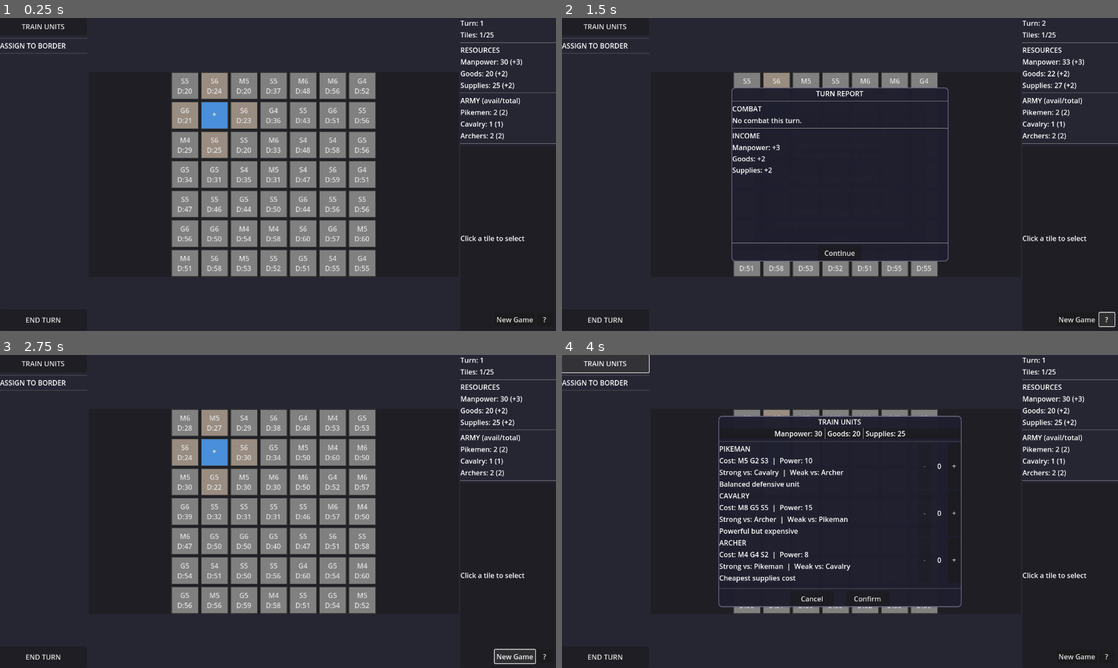
Above: before the commit, frames 1-4 (two rows, left to right).
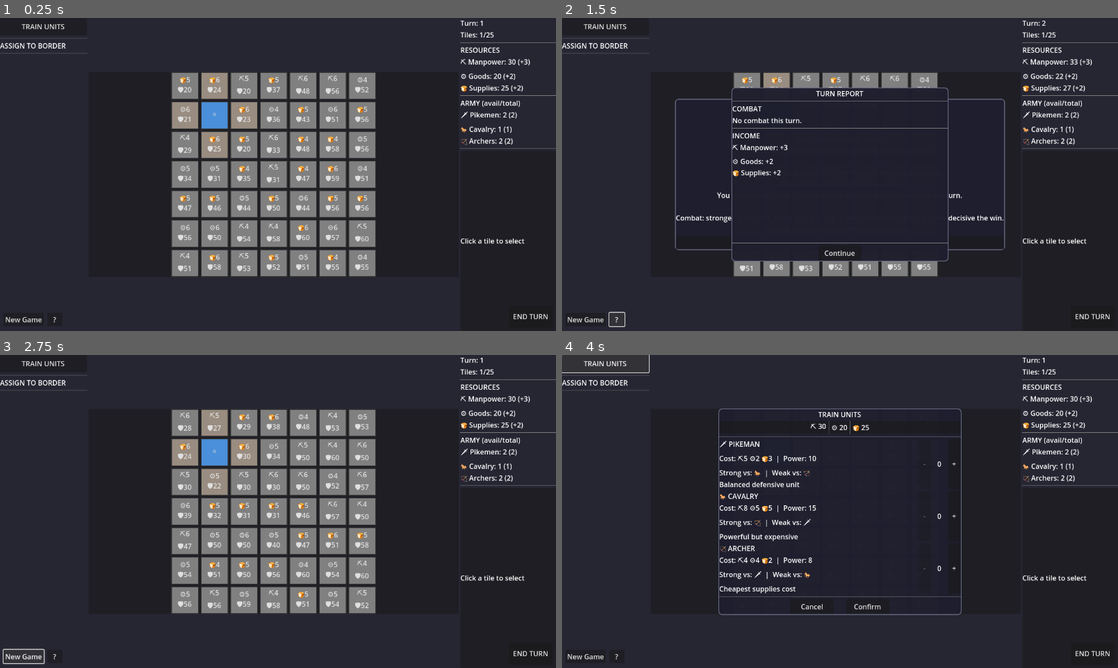
Above: after the commit, the same moments.

Repository: zoltan-szabo-boz/strategic-wars
Game: Godot game, scene res://scenes/main.tscn
Two runs of this game, one before a commit and one after it. Both use one fixed random seed, a clock stepped at 60 frames per second and the inputs below.
Inputs:
- Up to frame 1 (0.25 s): no input
- Up to frame 2 (1.5 s): click "END TURN" at 0.5 s; click "?" at 1.25 s
- Up to frame 3 (2.75 s): click "New Game" at 2 s
- Up to frame 4 (4 s): click "New Game" at 2.75 s; click "TRAIN UNITS" at 3.5 s

The runs differ from the first frame. In frame 1, 4.3% of the frame differs, in the area x 1-100%, y 13-98%; in frame 2, 3.0%; in frame 3, 4.4%; in frame 4, 6.9%.

Commit message:
visual improvements

Diff:
--- a/project.godot
+++ b/project.godot
@@ -23,6 +23,7 @@
 
 window/size/viewport_width=1280
 window/size/viewport_height=720
+window/size/resizable=false
 
 [rendering]
 
--- a/scenes/main.tscn
+++ b/scenes/main.tscn
@@ -110,11 +110,6 @@
 layout_mode = 2
 size_flags_vertical = 3
 
-[node name="EndTurnBtn" type="Button" parent="GameContainer/LeftPanel"]
-custom_minimum_size = Vector2(0, 50)
-layout_mode = 2
-text = "END TURN"
-
 [node name="MapPanel" type="PanelContainer" parent="GameContainer"]
 layout_mode = 2
 size_flags_horizontal = 3
@@ -212,27 +207,42 @@
 
 [node name="NewGameBtn" type="Button" parent="."]
 layout_mode = 1
-anchors_preset = 1
+anchors_preset = 2
+anchor_top = 1.0
+anchor_bottom = 1.0
+offset_left = 8.0
+offset_top = -42.0
+offset_right = 101.0
+offset_bottom = -11.0
+grow_vertical = 0
+text = "New Game"
+
+[node name="HelpBtn" type="Button" parent="."]
+layout_mode = 1
+anchors_preset = 2
+anchor_top = 1.0
+anchor_bottom = 1.0
+offset_left = 109.0
+offset_top = -42.0
+offset_right = 144.0
+offset_bottom = -11.0
+grow_vertical = 0
+text = "?"
+
+[node name="EndTurnBtn" type="Button" parent="."]
+layout_mode = 1
+anchors_preset = 3
 anchor_left = 1.0
+anchor_top = 1.0
 anchor_right = 1.0
-offset_left = -141.0
-offset_top = 678.0
-offset_right = -48.0
-offset_bottom = 709.0
+anchor_bottom = 1.0
+offset_left = -108.0
+offset_top = -58.0
+offset_right = -8.0
+offset_bottom = -8.0
 grow_horizontal = 0
-text = "New Game"
-
-[node name="HelpBtn" type="Button" parent="."]
-layout_mode = 1
-anchors_preset = 1
-anchor_left = 1.0
-anchor_right = 1.0
-offset_left = -43.0
-offset_top = 678.0
-offset_right = -8.0
-offset_bottom = 709.0
-grow_horizontal = 0
-text = "?"
+grow_vertical = 0
+text = "END TURN"
 
 [node name="HelpPanel" type="PanelContainer" parent="."]
 visible = false
@@ -259,13 +269,14 @@
 
 Click a border tile to select it.
 Use sliders to assign units.
-Press END TURN to attack.
-
-Tiles give resources each turn.
-Spend resources to build units.
-
-Combat: stronger army wins.
-Losing side retreats at 50% casualties."
+Press END TURN to finish your turn and resolve combat.
+
+Tiles give resources each turn (on the turn they are occupied).
+Spend resources to train new units.
+You can (and after early game should) attack more than one tile per turn.
+
+Combat: stronger army wins, the bigger the gap in normalized strength the more decisive the win.
+Losing side retreats at 50% casualties max."
 horizontal_alignment = 1
 
 [node name="CloseHelpBtn" type="Button" parent="HelpPanel/VBox"]
@@ -337,15 +348,15 @@
 
 [node name="PikeName" type="Label" parent="TrainingPanel/VBox/UnitsContainer/PikeRow/PikeInfo"]
 layout_mode = 2
-text = "PIKEMAN"
+text = "🗡 PIKEMAN"
 
 [node name="PikeCost" type="Label" parent="TrainingPanel/VBox/UnitsContainer/PikeRow/PikeInfo"]
 layout_mode = 2
-text = "Cost: M5 G2 S3  |  Power: 10"
+text = "Cost: ⛏5 ⚙2 🍞3  |  Power: 10"
 
 [node name="PikeRPS" type="Label" parent="TrainingPanel/VBox/UnitsContainer/PikeRow/PikeInfo"]
 layout_mode = 2
-text = "Strong vs: Cavalry  |  Weak vs: Archer"
+text = "Strong vs: 🐎  |  Weak vs: 🏹"
 
 [node name="PikeDesc" type="Label" parent="TrainingPanel/VBox/UnitsContainer/PikeRow/PikeInfo"]
 layout_mode = 2
@@ -379,15 +390,15 @@
 
 [node name="CavName" type="Label" parent="TrainingPanel/VBox/UnitsContainer/CavRow/CavInfo"]
 layout_mode = 2
-text = "CAVALRY"
+text = "🐎 CAVALRY"
 
 [node name="CavCost" type="Label" parent="TrainingPanel/VBox/UnitsContainer/CavRow/CavInfo"]
 layout_mode = 2
-text = "Cost: M8 G5 S5  |  Power: 15"
+text = "Cost: ⛏8 ⚙5 🍞5  |  Power: 15"
 
 [node name="CavRPS" type="Label" parent="TrainingPanel/VBox/UnitsContainer/CavRow/CavInfo"]
 layout_mode = 2
-text = "Strong vs: Archer  |  Weak vs: Pikeman"
+text = "Strong vs: 🏹  |  Weak vs: 🗡"
 
 [node name="CavDesc" type="Label" parent="TrainingPanel/VBox/UnitsContainer/CavRow/CavInfo"]
 layout_mode = 2
@@ -421,15 +432,15 @@
 
 [node name="ArcherName" type="Label" parent="TrainingPanel/VBox/UnitsContainer/ArcherRow/ArcherInfo"]
 layout_mode = 2
-text = "ARCHER"
+text = "🏹 ARCHER"
 
 [node name="ArcherCost" type="Label" parent="TrainingPanel/VBox/UnitsContainer/ArcherRow/ArcherInfo"]
 layout_mode = 2
-text = "Cost: M4 G4 S2  |  Power: 8"
+text = "Cost: ⛏4 ⚙4 🍞2  |  Power: 8"
 
 [node name="ArcherRPS" type="Label" parent="TrainingPanel/VBox/UnitsContainer/ArcherRow/ArcherInfo"]
 layout_mode = 2
-text = "Strong vs: Pikeman  |  Weak vs: Cavalry"
+text = "Strong vs: 🗡  |  Weak vs: 🐎"
 
 [node name="ArcherDesc" type="Label" parent="TrainingPanel/VBox/UnitsContainer/ArcherRow/ArcherInfo"]
 layout_mode = 2
--- a/scripts/main.gd
+++ b/scripts/main.gd
@@ -90,10 +90,10 @@
 }
 
 const RESOURCE_ICONS := {
-	Config.ResourceType.MANPOWER: "M",
-	Config.ResourceType.GOODS: "G",
-	Config.ResourceType.SUPPLIES: "S",
-	Config.ResourceType.ALL: "*",
+	Config.ResourceType.MANPOWER: "⛏",
+	Config.ResourceType.GOODS: "⚙",
+	Config.ResourceType.SUPPLIES: "🍞",
+	Config.ResourceType.ALL: "⭐",
 }
 
 # =============================================================================
@@ -157,7 +157,7 @@
 	archer_slider = get_node_or_null("GameContainer/LeftPanel/AssignPanel/ArcherRow/ArcherSlider")
 	archer_label = get_node_or_null("GameContainer/LeftPanel/AssignPanel/ArcherRow/ArcherLabel")
 
-	end_turn_btn = get_node_or_null("GameContainer/LeftPanel/EndTurnBtn")
+	end_turn_btn = get_node_or_null("EndTurnBtn")
 
 	victory_panel = get_node_or_null("VictoryPanel")
 	victory_label = get_node_or_null("VictoryPanel/VictoryLabel")
@@ -307,11 +307,11 @@
 		else:
 			btn.text = "%s%d" % [icon, tile.production]
 	else:
-		btn.text = "%s%d\nD:%d" % [icon, tile.production, tile.defense]
+		btn.text = "%s%d\n🛡%d" % [icon, tile.production, tile.defense]
 
 	# Show assignment indicator if units assigned
 	if GameState.has_assignment(Vector2i(x, y)):
-		btn.text += "\n!"
+		btn.text += "\n⚔"
 
 # =============================================================================
 # UI REFRESH
@@ -327,9 +327,9 @@
 
 func _refresh_resources() -> void:
 	var income := _calculate_income()
-	manpower_label.text = "Manpower: %d (+%d)" % [GameState.get_resource("manpower"), income["manpower"]]
-	goods_label.text = "Goods: %d (+%d)" % [GameState.get_resource("goods"), income["goods"]]
-	supplies_label.text = "Supplies: %d (+%d)" % [GameState.get_resource("supplies"), income["supplies"]]
+	manpower_label.text = "⛏ Manpower: %d (+%d)" % [GameState.get_resource("manpower"), income["manpower"]]
+	goods_label.text = "⚙ Goods: %d (+%d)" % [GameState.get_resource("goods"), income["goods"]]
+	supplies_label.text = "🍞 Supplies: %d (+%d)" % [GameState.get_resource("supplies"), income["supplies"]]
 
 func _calculate_income() -> Dictionary:
 	var income := {"manpower": 0, "goods": 0, "supplies": 0}
@@ -352,9 +352,9 @@
 
 func _refresh_army() -> void:
 	var available := GameState.get_available_army()
-	pikemen_label.text = "Pikemen: %d (%d)" % [available["pikemen"], GameState.army["pikemen"]]
-	cavalry_label.text = "Cavalry: %d (%d)" % [available["cavalry"], GameState.army["cavalry"]]
-	archers_label.text = "Archers: %d (%d)" % [available["archers"], GameState.army["archers"]]
+	pikemen_label.text = "🗡 Pikemen: %d (%d)" % [available["pikemen"], GameState.army["pikemen"]]
+	cavalry_label.text = "🐎 Cavalry: %d (%d)" % [available["cavalry"], GameState.army["cavalry"]]
+	archers_label.text = "🏹 Archers: %d (%d)" % [available["archers"], GameState.army["archers"]]
 
 func _refresh_turn_info() -> void:
 	turn_label.text = "Turn: %d" % GameState.turn_number
@@ -487,11 +487,11 @@
 	var remaining_supplies: int = current_supplies - int(draft_cost["supplies"])
 
 	if manpower_draft_label:
-		manpower_draft_label.text = "Manpower: %d" % remaining_manpower
+		manpower_draft_label.text = "⛏ %d" % remaining_manpower
 	if goods_draft_label:
-		goods_draft_label.text = "Goods: %d" % remaining_goods
+		goods_draft_label.text = "⚙ %d" % remaining_goods
 	if supplies_draft_label:
-		supplies_draft_label.text = "Supplies: %d" % remaining_supplies
+		supplies_draft_label.text = "🍞 %d" % remaining_supplies
 
 	# Update unit counts
 	if pike_count_label:
@@ -650,18 +650,18 @@
 				combat_text += "  Casualties: "
 				var parts: Array = []
 				if casualties["pikemen"] > 0:
-					parts.append("%d Pike" % casualties["pikemen"])
+					parts.append("🗡%d" % casualties["pikemen"])
 				if casualties["cavalry"] > 0:
-					parts.append("%d Cav" % casualties["cavalry"])
+					parts.append("🐎%d" % casualties["cavalry"])
 				if casualties["archers"] > 0:
-					parts.append("%d Arch" % casualties["archers"])
+					parts.append("🏹%d" % casualties["archers"])
 				combat_text += ", ".join(parts) + "\n"
 			else:
 				combat_text += "  Casualties: None\n"
 			combat_text += "\n"
 
 	# Format income report
-	var income_text := "Manpower: +%d\nGoods: +%d\nSupplies: +%d" % [
+	var income_text := "⛏ Manpower: +%d\n⚙ Goods: +%d\n🍞 Supplies: +%d" % [
 		turn_income["manpower"],
 		turn_income["goods"],
 		turn_income["supplies"]
Not shown, changed: .gitignore
